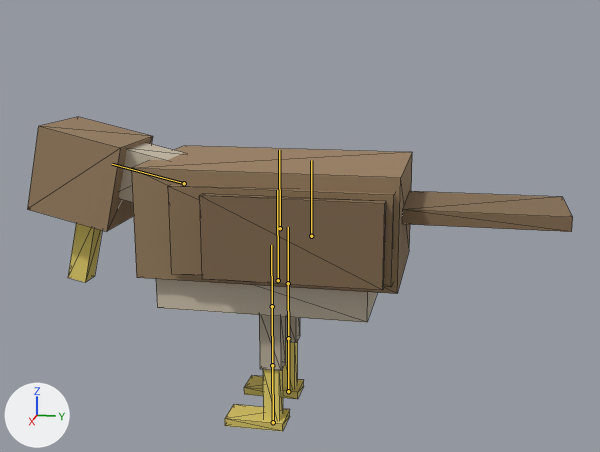
The glTF model assets/creatures/hawk/model.glb, before and after one commit.
Both versions are drawn from a 50 mm lens placed at (0.764, 0.172, 0.382), pointed at (-0.002, 0.019, 0.19). Every picture has the same lights, and +X, +Y and +Z are marked at lower left. The picture after the commit comes second. Both versions are drawn at frame 78 of the action 'eat'; the numbers are the values there. The bones that change, and the others that lie on the model, are drawn over the model as lines. Mesh edges are drawn as thin lines.

In view in the first picture: 'built'.
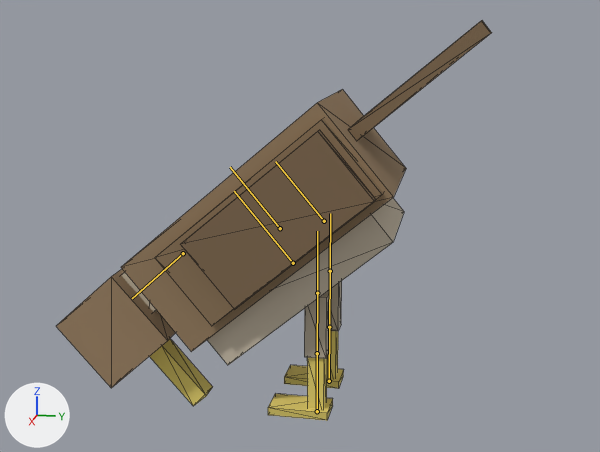
Boxes (x1, y1, x2, y2) around the edits, measured in the pictures (600 x 452 px):
'built', posed (20% narrower, 27% taller): before (27, 117, 573, 432); after (56, 20, 492, 421)
bone 'body', root to tip: before (280, 228) to (279, 150); after (280, 228) to (230, 167)
bone 'head', root to tip: before (184, 183) to (112, 164); after (183, 253) to (132, 298)
bone 'leg_l0', root to tip: before (288, 283) to (288, 227); after (330, 271) to (330, 213)
bone 'leg_r0', root to tip: before (272, 306) to (271, 245); after (317, 293) to (317, 231)

The change in detail:
Bone 'body' (bone_body) turns from (0, 0, 0) to (40, 0, 0) degrees about its own x, y and z.
Bone 'head' (bone_head) turns from (77, 0, 0) to (92, 0, 0) degrees about its own x, y and z.
Bone 'leg_l0' (bone_leg_l0) turns from (0, 0, 0) to (-40, 0, 0) degrees about its own x, y and z.
Bone 'leg_r0' (bone_leg_r0) turns from (0, 0, 0) to (-40, 0, 0) degrees about its own x, y and z.
